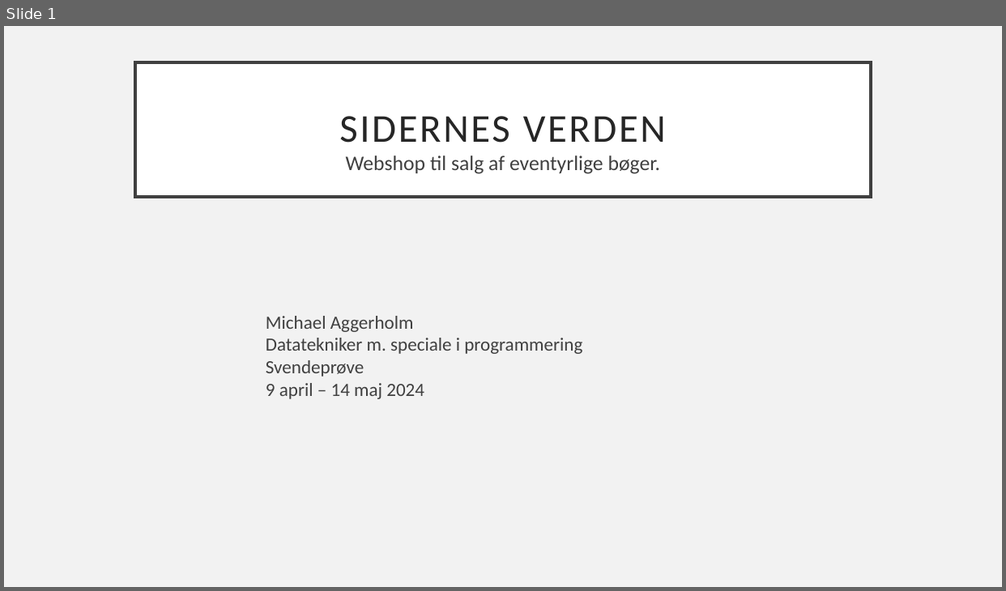
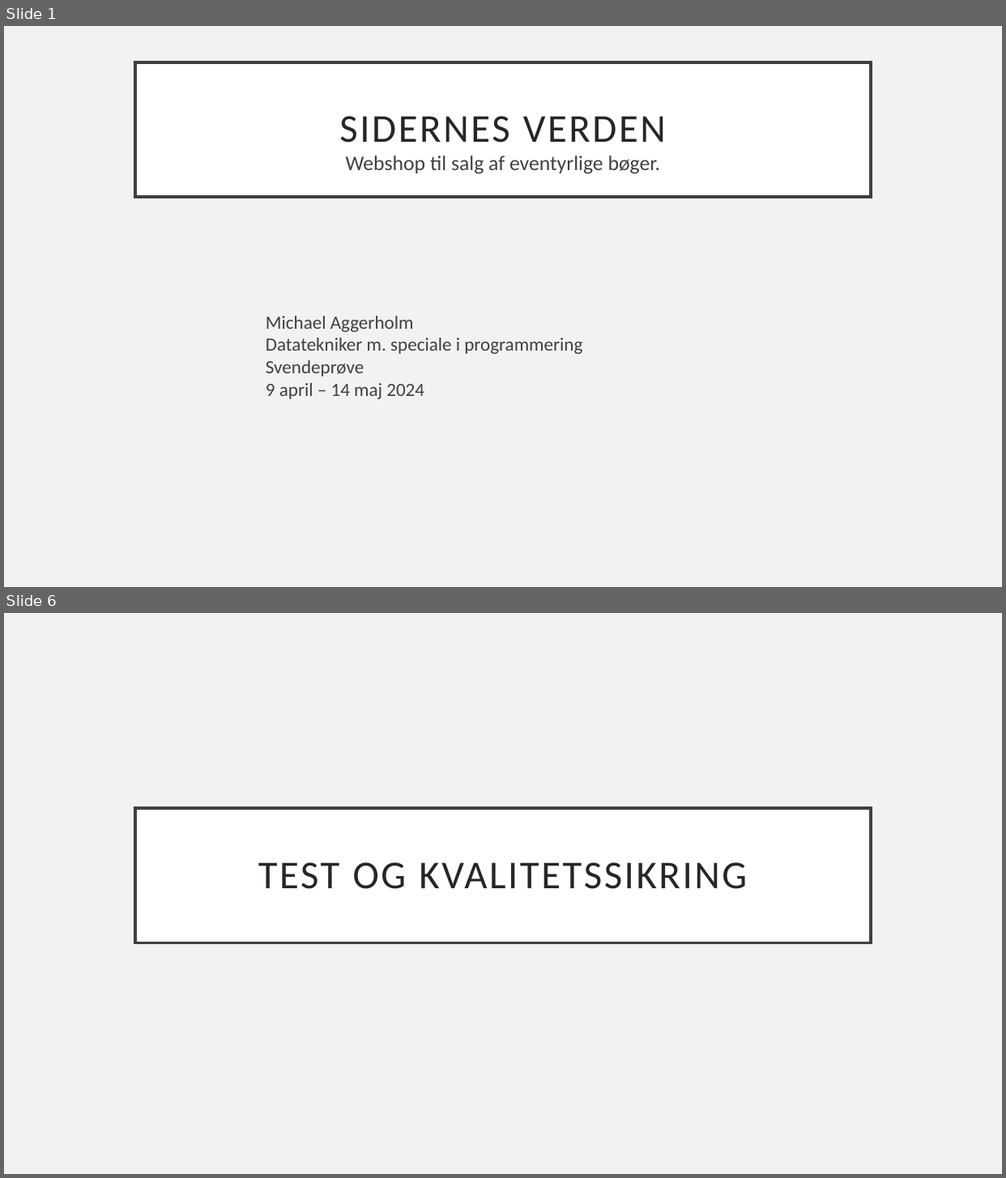
Before and after one commit to MichaelAggerholm/Apprentice_Test, a slide deck: Assets/Documents/Præsentation-sidernesVerden.pptx. Shown one above the other, each under a label of ours: slide 1 before the commit, slides 1 and 6 after it; the slides between them are not shown. The pictures are 1006x591 and 1006x1178 pixels, drawn with LibreOffice and Linux fonts; fonts in the diff are those of the drawing. Boxes give left, top, right and bottom in pixels: in the first picture for what was removed or moved away, otherwise in the second. Text is boxed around its words. In the diff, an @@ line names an element or a change of style, - is before the commit and + after.

```diff
--- a/Assets/Documents/Præsentation-sidernesVerden.pptx
+++ b/Assets/Documents/Præsentation-sidernesVerden.pptx
@@ slide 6 added at <box>4,613,1002,1174</box>, background #F2F2F2 @@
@@ title added at <box>135,808,871,943</box>, fill #FFFFFF, outline #404040 3 pt, 38 pt, text #262626 @@
+TEST OG KVALITETSSIKRING
```
Also in this commit, not shown: 10 other slides added, 2 slides removed.
